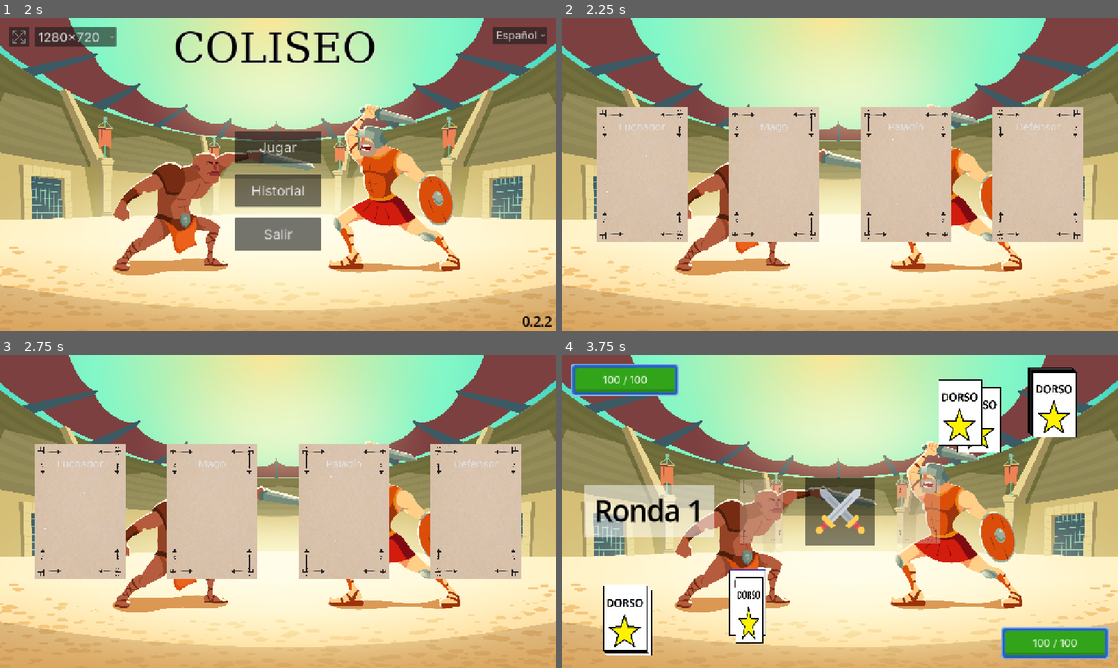
Above: before the commit, frames 1-4 (two rows, left to right).
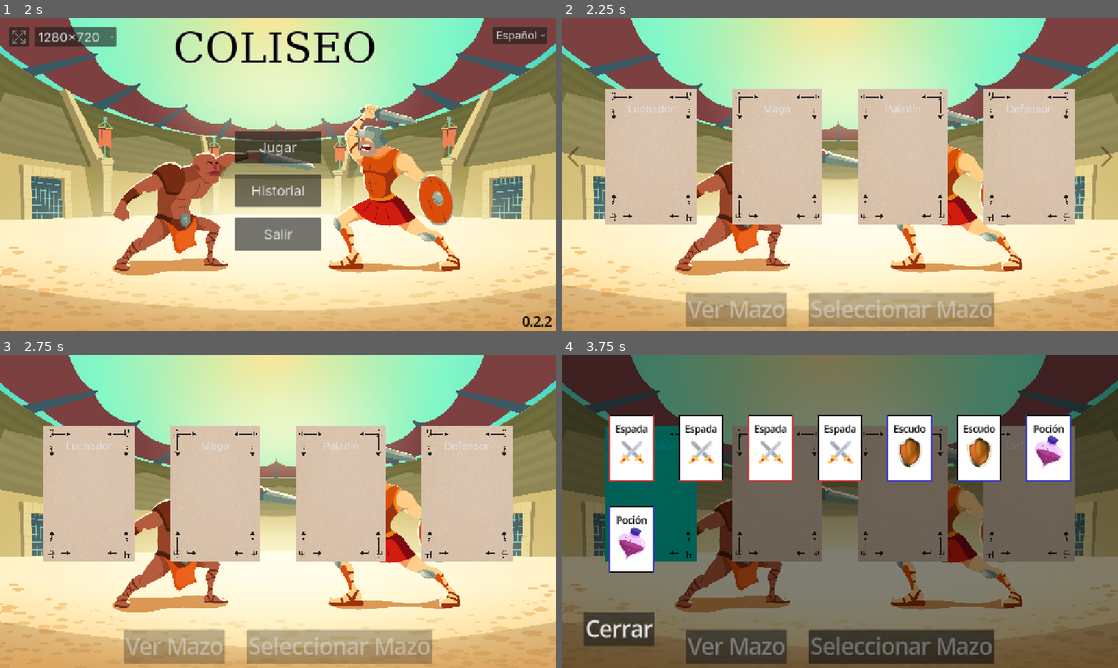
Above: after the commit, the same moments.

Repository: ChrisNGDC/cards_combat_game
Game: Godot game, scene res://escenes/main_menu.tscn
Same seed, same stepped clock (60 frames per second), same inputs: the game is played once before the commit and once after it.
Inputs (mouse positions are in pixels of both pictures, inside the frame that each line leads up to):
- Up to frame 1 (2 s): click "Historial" at 0.5 s; click "Volver" at 1.25 s
- Up to frame 2 (2.25 s): click "Jugar" at 2 s
- Up to frame 3 (2.75 s): no input
- Up to frame 4 (3.75 s): tap Enter at 2.75 s; drag from (639, 511) to (906, 511) at 2.77 s; click (734, 646) at 3.5 s, where only the run after the commit has a clickable "Ver Mazo"

Frame 1 is identical in both runs. In frame 2, 17% of the frame differs, in the area x 1-99%, y 22-99%; in frame 3, 17%; in frame 4, 98%, in the area x 0-100%, y 0-100%.

Commit message:
build-minor; View and select deck before combat and refactor of functions

Diff:
--- a/escenes/deck_overlay.tscn
+++ b/escenes/deck_overlay.tscn
@@ -1,7 +1,7 @@
 [gd_scene format=3 uid="uid://dma0kfkxtq4pi"]
 
-[ext_resource type="Script" uid="uid://daprw7wlelbff" path="res://scripts/MainMenu/deck_overlay.gd" id="1_lskk3"]
-[ext_resource type="Script" uid="uid://bg4hhu4xbx5mf" path="res://scripts/MainMenu/item_shelf.gd" id="2_lskk3"]
+[ext_resource type="Script" uid="uid://daprw7wlelbff" path="res://scripts/Utils/deck_overlay.gd" id="1_lskk3"]
+[ext_resource type="Script" uid="uid://bg4hhu4xbx5mf" path="res://scripts/Utils/item_shelf.gd" id="2_lskk3"]
 
 [node name="DeckOverlay" type="CanvasLayer" unique_id=1022579553]
 script = ExtResource("1_lskk3")
@@ -12,33 +12,38 @@
 anchor_bottom = 1.0
 grow_horizontal = 2
 grow_vertical = 2
-color = Color(0, 0, 0, 0.40392157)
+color = Color(0, 0, 0, 0.5019608)
 
-[node name="ItemShelf" type="HFlowContainer" parent="." unique_id=278130130]
-z_index = 5
+[node name="MarginContainer" type="MarginContainer" parent="." unique_id=1076588616]
 anchors_preset = 15
 anchor_right = 1.0
 anchor_bottom = 1.0
-offset_left = 174.0
-offset_top = 164.0
-offset_right = -185.0
-offset_bottom = -207.0
 grow_horizontal = 2
 grow_vertical = 2
-size_flags_horizontal = 3
-size_flags_vertical = 3
+theme_override_constants/margin_left = 50
+theme_override_constants/margin_top = 50
+theme_override_constants/margin_right = 50
+theme_override_constants/margin_bottom = 50
+
+[node name="VBoxContainer" type="VBoxContainer" parent="MarginContainer" unique_id=1694145835]
+layout_mode = 2
+alignment = 1
+
+[node name="ItemShelf" type="HFlowContainer" parent="MarginContainer/VBoxContainer" unique_id=278130130]
+z_index = 5
+layout_mode = 2
+size_flags_vertical = 6
 theme_override_constants/h_separation = 10
 theme_override_constants/v_separation = 10
 alignment = 1
 last_wrap_alignment = 1
 script = ExtResource("2_lskk3")
 
-[node name="CloseButton" type="Button" parent="." unique_id=1318211013]
-offset_left = 536.0
-offset_top = 547.0
-offset_right = 747.0
-offset_bottom = 684.0
+[node name="CloseButton" type="Button" parent="MarginContainer/VBoxContainer" unique_id=1318211013]
+layout_mode = 2
+size_flags_horizontal = 0
+size_flags_vertical = 4
 theme_override_font_sizes/font_size = 50
-text = "Close"
+text = "CLOSE"
 
-[connection signal="pressed" from="CloseButton" to="." method="_on_close_button_pressed"]
+[connection signal="pressed" from="MarginContainer/VBoxContainer/CloseButton" to="." method="_on_close_button_pressed"]
--- a/escenes/decks.tscn
+++ b/escenes/decks.tscn
@@ -2,6 +2,15 @@
 
 [ext_resource type="Texture2D" uid="uid://c8q8skgbe4lnf" path="res://images/main-menu.jpg" id="1_mhx0s"]
 [ext_resource type="Script" uid="uid://bk4uvjmuv3in0" path="res://scripts/Decks/decks_manager.gd" id="2_ds01j"]
+[ext_resource type="Texture2D" uid="uid://gplao7l4lnjg" path="res://images/arrows.png" id="3_a66q8"]
+
+[sub_resource type="AtlasTexture" id="AtlasTexture_ds01j"]
+atlas = ExtResource("3_a66q8")
+region = Rect2(143, 102, 238, 413)
+
+[sub_resource type="AtlasTexture" id="AtlasTexture_a66q8"]
+atlas = ExtResource("3_a66q8")
+region = Rect2(143, 102, 238, 413)
 
 [node name="Decks" type="Node2D" unique_id=791792099]
 
@@ -11,21 +20,86 @@
 texture = ExtResource("1_mhx0s")
 centered = false
 
-[node name="DecksManager" type="Node2D" parent="." unique_id=1766591008]
+[node name="DecksManager" type="CanvasLayer" parent="." unique_id=61400365]
 script = ExtResource("2_ds01j")
 
-[node name="ScrollContainer" type="ScrollContainer" parent="DecksManager" unique_id=218799872]
+[node name="MarginContainer" type="MarginContainer" parent="DecksManager" unique_id=2038220308]
 anchors_preset = 15
 anchor_right = 1.0
 anchor_bottom = 1.0
-offset_right = 1280.0
-offset_bottom = 720.0
 grow_horizontal = 2
 grow_vertical = 2
+theme_override_constants/margin_left = 10
+theme_override_constants/margin_top = 10
+theme_override_constants/margin_right = 10
+theme_override_constants/margin_bottom = 10
+
+[node name="VBoxContainer" type="VBoxContainer" parent="DecksManager/MarginContainer" unique_id=170908727]
+layout_mode = 2
+size_flags_horizontal = 3
+
+[node name="HBoxDecks" type="HBoxContainer" parent="DecksManager/MarginContainer/VBoxContainer" unique_id=1549368282]
+layout_mode = 2
+size_flags_vertical = 3
+alignment = 1
+
+[node name="LeftArrow" type="TextureRect" parent="DecksManager/MarginContainer/VBoxContainer/HBoxDecks" unique_id=1047683974]
+self_modulate = Color(0, 0, 0, 1)
+z_index = 2
+custom_minimum_size = Vector2(32, 48)
+layout_mode = 2
+size_flags_horizontal = 4
+size_flags_vertical = 4
+texture = SubResource("AtlasTexture_ds01j")
+expand_mode = 1
+stretch_mode = 5
+flip_h = true
+
+[node name="ScrollContainer" type="ScrollContainer" parent="DecksManager/MarginContainer/VBoxContainer/HBoxDecks" unique_id=218799872]
+layout_mode = 2
+size_flags_horizontal = 3
+size_flags_vertical = 4
+horizontal_scroll_mode = 3
 vertical_scroll_mode = 0
 
-[node name="DeckList" type="HBoxContainer" parent="DecksManager/ScrollContainer" unique_id=1392500945]
+[node name="MarginContainer" type="MarginContainer" parent="DecksManager/MarginContainer/VBoxContainer/HBoxDecks/ScrollContainer" unique_id=1720061803]
 layout_mode = 2
 size_flags_horizontal = 3
-size_flags_vertical = 6
+size_flags_vertical = 3
+theme_override_constants/margin_left = 50
+theme_override_constants/margin_top = 50
+theme_override_constants/margin_right = 50
+theme_override_constants/margin_bottom = 50
+
+[node name="DeckList" type="HBoxContainer" parent="DecksManager/MarginContainer/VBoxContainer/HBoxDecks/ScrollContainer/MarginContainer" unique_id=1392500945]
+layout_mode = 2
+size_flags_horizontal = 3
+size_flags_vertical = 3
+theme_override_constants/separation = 80
 alignment = 1
+
+[node name="RightArrow" type="TextureRect" parent="DecksManager/MarginContainer/VBoxContainer/HBoxDecks" unique_id=1606049899]
+self_modulate = Color(0, 0, 0, 1)
+custom_minimum_size = Vector2(32, 48)
+layout_mode = 2
+size_flags_horizontal = 4
+size_flags_vertical = 4
+texture = SubResource("AtlasTexture_a66q8")
+expand_mode = 1
+stretch_mode = 5
+
+[node name="HBoxButtons" type="HFlowContainer" parent="DecksManager/MarginContainer/VBoxContainer" unique_id=1247259665]
+layout_mode = 2
+theme_override_constants/h_separation = 50
+alignment = 1
+
+[node name="ViewDeckButton" type="Button" parent="DecksManager/MarginContainer/VBoxContainer/HBoxButtons" unique_id=1695470902]
+layout_mode = 2
+theme_override_font_sizes/font_size = 50
+text = "DECK_VIEW"
+
+[node name="SelectDeckButton" type="Button" parent="DecksManager/MarginContainer/VBoxContainer/HBoxButtons" unique_id=548063174]
+layout_mode = 2
+size_flags_horizontal = 4
+theme_override_font_sizes/font_size = 50
+text = "DECK_SELECT"
--- a/scripts/Decks/deck.gd
+++ b/scripts/Decks/deck.gd
@@ -1,7 +1,5 @@
 extends Node2D
 
-var escala_normal: Vector2 = Vector2(0.25, 0.25)
-var escala_grande: Vector2 = Vector2(0.3, 0.3)
 var datos_mazo: BaseDeck = null
 
 func setup(datos: BaseDeck) -> void:
@@ -20,17 +18,3 @@
 		var tex: Texture2D = load(datos_mazo.ruta_imagen)
 		if tex:
 			get_node("Sprite2D").texture = tex
-	self.scale = escala_normal
-
-func _on_area_2d_mouse_entered() -> void:
-	var tween: Tween = get_tree().create_tween()
-	tween.tween_property(self , "scale", escala_grande, 0.1).set_trans(Tween.TRANS_QUAD)
-
-func _on_area_2d_mouse_exited() -> void:
-	var tween: Tween = get_tree().create_tween()
-	tween.tween_property(self , "scale", escala_normal, 0.1).set_trans(Tween.TRANS_QUAD)
-
-
-# Called every frame. 'delta' is the elapsed time since the previous frame.
-func _process(_delta: float) -> void:
-	pass
--- a/scripts/Decks/decks_manager.gd
+++ b/scripts/Decks/decks_manager.gd
@@ -1,16 +1,27 @@
-extends Node2D
+extends CanvasLayer
 
-@onready var scroll_container: ScrollContainer = $ScrollContainer
-@onready var deck_list: HBoxContainer = $ScrollContainer/DeckList
+@onready var scroll_container: ScrollContainer = $MarginContainer/VBoxContainer/HBoxDecks/ScrollContainer
+@onready var deck_list: HBoxContainer = $MarginContainer/VBoxContainer/HBoxDecks/ScrollContainer/MarginContainer/DeckList
+@onready var select_deck_button: Button = $MarginContainer/VBoxContainer/HBoxButtons/SelectDeckButton
+@onready var view_deck_button: Button = $MarginContainer/VBoxContainer/HBoxButtons/ViewDeckButton
+@onready var left_arrow: TextureRect = $MarginContainer/VBoxContainer/HBoxDecks/LeftArrow
+@onready var right_arrow: TextureRect = $MarginContainer/VBoxContainer/HBoxDecks/RightArrow
 
 var dragging: bool = false
 var last_mouse_pos: Vector2 = Vector2()
 var deck_scene: PackedScene = preload("res://escenes/deck.tscn")
+var overlay_scene: PackedScene = preload("res://escenes/deck_overlay.tscn")
 var lista_mazos: Array = GlobalData.decks_classes.keys()
-var screen_size: Vector2
+var selected_deck: Node2D = null
+var escala_normal: Vector2 = Vector2(0.25, 0.25)
+var escala_grande: Vector2 = Vector2(0.3, 0.3)
+var viewing_deck: bool = false
 
 func _ready() -> void:
-	screen_size = get_viewport_rect().size
+	select_deck_button.pressed.connect(_on_select_deck_button_pressed)
+	view_deck_button.pressed.connect(_on_view_deck_button_pressed)
+	select_deck_button.disabled = true
+	view_deck_button.disabled = true
 	if lista_mazos:
 		crear_mazos_en_pantalla()
 
@@ -20,41 +31,70 @@
 
 	for nombre: String in lista_mazos:
 		var wrapper: Control = Control.new()
-		wrapper.custom_minimum_size = Vector2(300, 350)
-		wrapper.mouse_filter = Control.MOUSE_FILTER_PASS
+		wrapper.custom_minimum_size = Vector2(210, 310)
+		wrapper.mouse_filter = Control.MOUSE_FILTER_STOP
 		deck_list.add_child(wrapper)
 
 		var nuevo_mazo: Node2D = deck_scene.instantiate()
 		wrapper.add_child(nuevo_mazo)
 		nuevo_mazo.position = wrapper.custom_minimum_size / 2
+		nuevo_mazo.setup(GlobalData.create_deck(nombre))
+		nuevo_mazo.scale = escala_normal
 
-		nuevo_mazo.setup(GlobalData.create_deck(nombre))
+		wrapper.gui_input.connect(_on_deck_wrapper_input.bind(nuevo_mazo))
+		wrapper.mouse_entered.connect(_on_deck_hover.bind(nuevo_mazo, true))
+		wrapper.mouse_exited.connect(_on_deck_hover.bind(nuevo_mazo, false))
 
 func _input(event: InputEvent) -> void:
-	if event is InputEventMouseButton and event.button_index == MOUSE_BUTTON_LEFT:
-		var deck: Node2D = check_deck_click()
-		if deck:
-			GlobalData.player_deck = GlobalData.create_deck(deck.datos_mazo.nombre)
-			GlobalData.init_hp(true, GlobalData.player_deck.vida)
-			var cpu_deck_name: String = lista_mazos.pick_random()
-			GlobalData.cpu_deck = GlobalData.create_deck(cpu_deck_name)
-			GlobalData.init_hp(false, GlobalData.cpu_deck.vida)
-			get_tree().change_scene_to_file("res://escenes/combat.tscn")
-		else:
+	if !viewing_deck:
+		if event is InputEventMouseButton and event.button_index == MOUSE_BUTTON_LEFT:
 			dragging = event.pressed
 			last_mouse_pos = event.position
-	elif event is InputEventMouseMotion and dragging:
-		var delta: Vector2 = event.position - last_mouse_pos
-		scroll_container.scroll_horizontal -= delta.x
-		last_mouse_pos = event.position
+		elif event is InputEventMouseMotion and dragging:
+			var delta: Vector2 = event.position - last_mouse_pos
+			scroll_container.scroll_horizontal -= delta.x
+			last_mouse_pos = event.position
 
-func check_deck_click() -> Node2D:
-	var space_state: PhysicsDirectSpaceState2D = get_world_2d().direct_space_state
-	var parameters: PhysicsPointQueryParameters2D = PhysicsPointQueryParameters2D.new()
-	parameters.position = get_global_mouse_position()
-	parameters.collide_with_areas = true
-	parameters.collision_mask = 1
-	var result: Array[Dictionary] = space_state.intersect_point(parameters)
-	if result.size() > 0:
-		return result[0].collider.get_parent()
-	return null
+
+func _on_select_deck_button_pressed() -> void:
+	if selected_deck:
+		GlobalData.player_deck = GlobalData.create_deck(selected_deck.datos_mazo.nombre)
+		GlobalData.init_hp(true, GlobalData.player_deck.vida)
+		var cpu_deck_name: String = lista_mazos.pick_random()
+		GlobalData.cpu_deck = GlobalData.create_deck(cpu_deck_name)
+		GlobalData.init_hp(false, GlobalData.cpu_deck.vida)
+		get_tree().change_scene_to_file("res://escenes/combat.tscn")
+
+func _on_view_deck_button_pressed() -> void:
+	viewing_deck = true
+	var overlay: CanvasLayer = overlay_scene.instantiate()
+	add_child(overlay)
+	overlay.closing.connect(_on_overlay_closed)
+	overlay.display_deck(selected_deck.datos_mazo.cartas)
+
+
+func _on_overlay_closed() -> void:
+	viewing_deck = false
+
+
+func _on_deck_wrapper_input(event: InputEvent, deck_node: Node2D) -> void:
+	if event is InputEventMouseButton and event.pressed and event.button_index == MOUSE_BUTTON_LEFT:
+		if selected_deck:
+			selected_deck.modulate = Color.WHITE
+		selected_deck = deck_node
+		selected_deck.modulate = Color.CYAN
+		select_deck_button.disabled = false
+		view_deck_button.disabled = false
+
+func _on_deck_hover(deck_node: Node2D, is_hovering: bool) -> void:
+	var target_scale: Vector2 = escala_grande if is_hovering else escala_normal
+	var tween: Tween = create_tween()
+	tween.tween_property(deck_node, "scale", target_scale, 0.1).set_trans(Tween.TRANS_QUAD).set_ease(Tween.EASE_OUT)
+
+func _process(_delta: float) -> void:
+	var h_bar: HScrollBar = scroll_container.get_h_scroll_bar()
+	var max_scroll: float = h_bar.max_value - scroll_container.size.x
+	var target_left: float = 1.0 if scroll_container.scroll_horizontal > 0 else 0.0
+	var target_right: float = 1.0 if scroll_container.scroll_horizontal < max_scroll else 0.0
+	left_arrow.modulate.a = lerp(left_arrow.modulate.a, target_left, 0.1)
+	right_arrow.modulate.a = lerp(right_arrow.modulate.a, target_right, 0.1)
--- a/scripts/MainMenu/history_menu.gd
+++ b/scripts/MainMenu/history_menu.gd
@@ -21,7 +21,7 @@
 func _on_show_deck_requested(deck_data: Array) -> void:
 	var overlay: CanvasLayer = overlay_scene.instantiate()
 	add_child(overlay)
-	overlay.display_deck(deck_data)
+	overlay.display_history_deck(deck_data)
 
 func _on_back_button_pressed() -> void:
 	get_tree().change_scene_to_file("res://escenes/main_menu.tscn")
